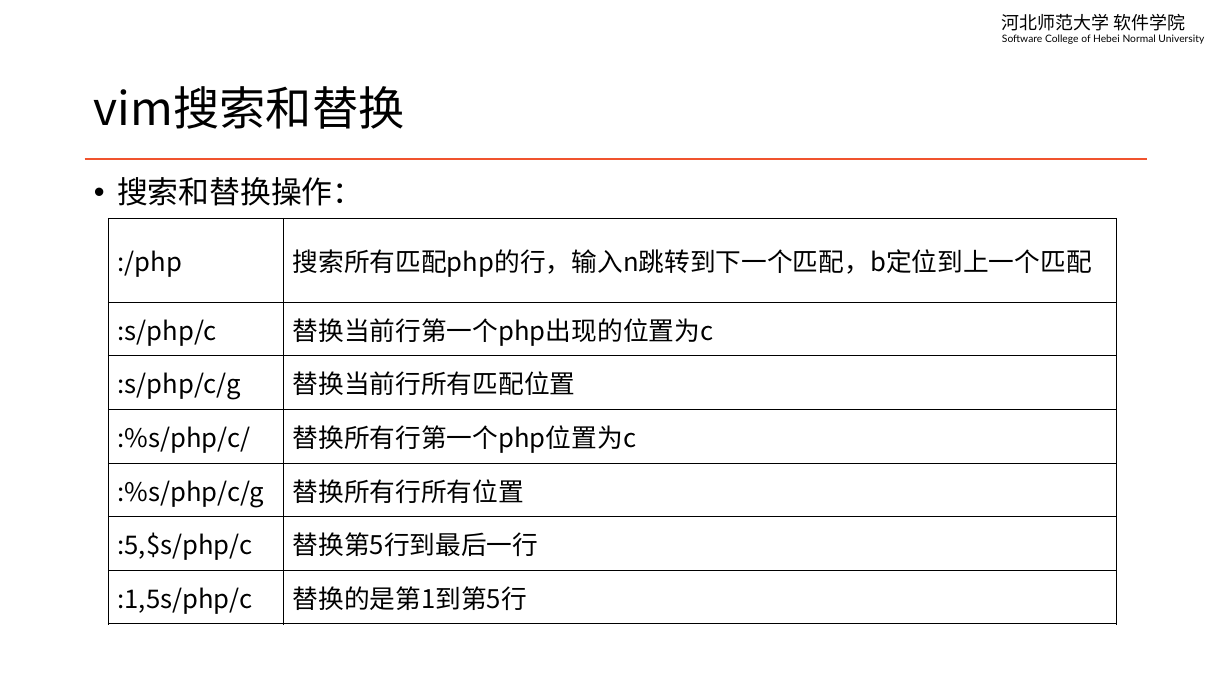
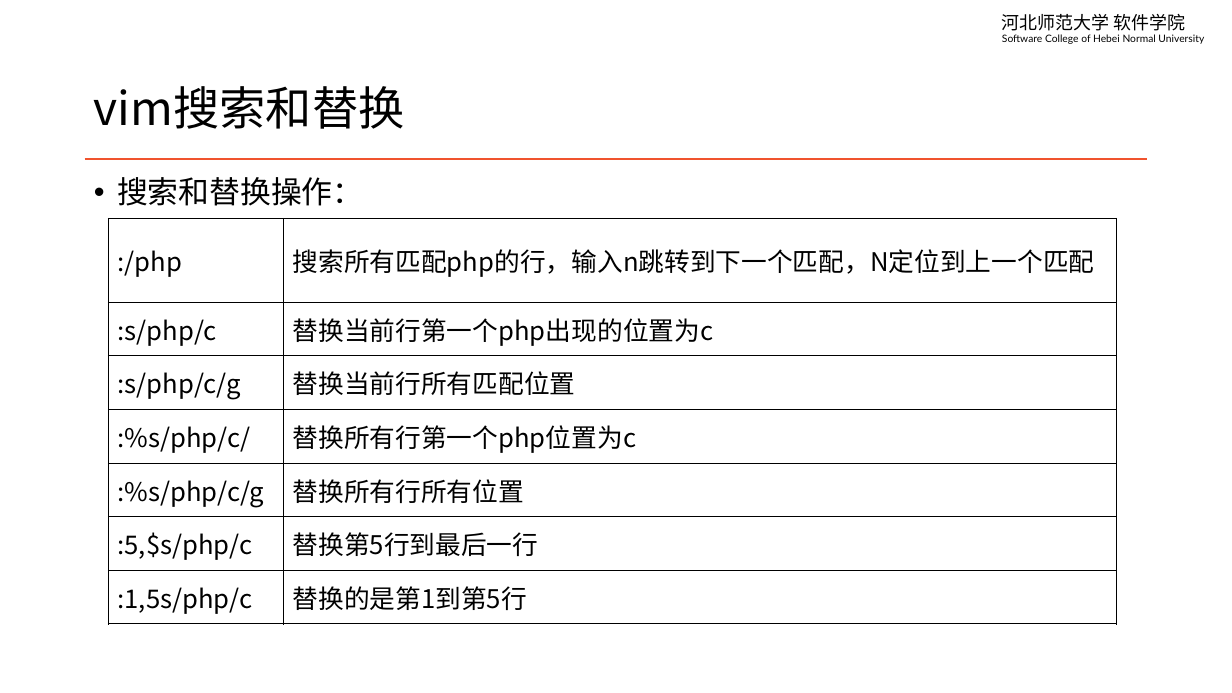
Before and after one commit to edu2act/course-linux-system, a slide deck: slide 9 of materials/slides/ch07-edit-file.pptx. Drawn at 1232x693 pixels with LibreOffice and Linux fonts; fonts in the diff are those of the drawing. Boxes give left, top, right and bottom in pixels: in the first picture for what was removed or moved away, otherwise in the second. Text is boxed around its words. In the diff, an @@ line names an element or a change of style, - is before the commit and + after.

```diff
--- a/materials/slides/ch07-edit-file.pptx
+++ b/materials/slides/ch07-edit-file.pptx
@@ table at <box>108,218,1117,618</box> @@
-row 1, column 2: 搜索所有匹配php的行，输入n跳转到下一个匹配，b定位到上一个匹配
+row 1, column 2: 搜索所有匹配php的行，输入n跳转到下一个匹配，N定位到上一个匹配
```
Also in this commit, not shown: 1 other slide changed, 2 other files.
